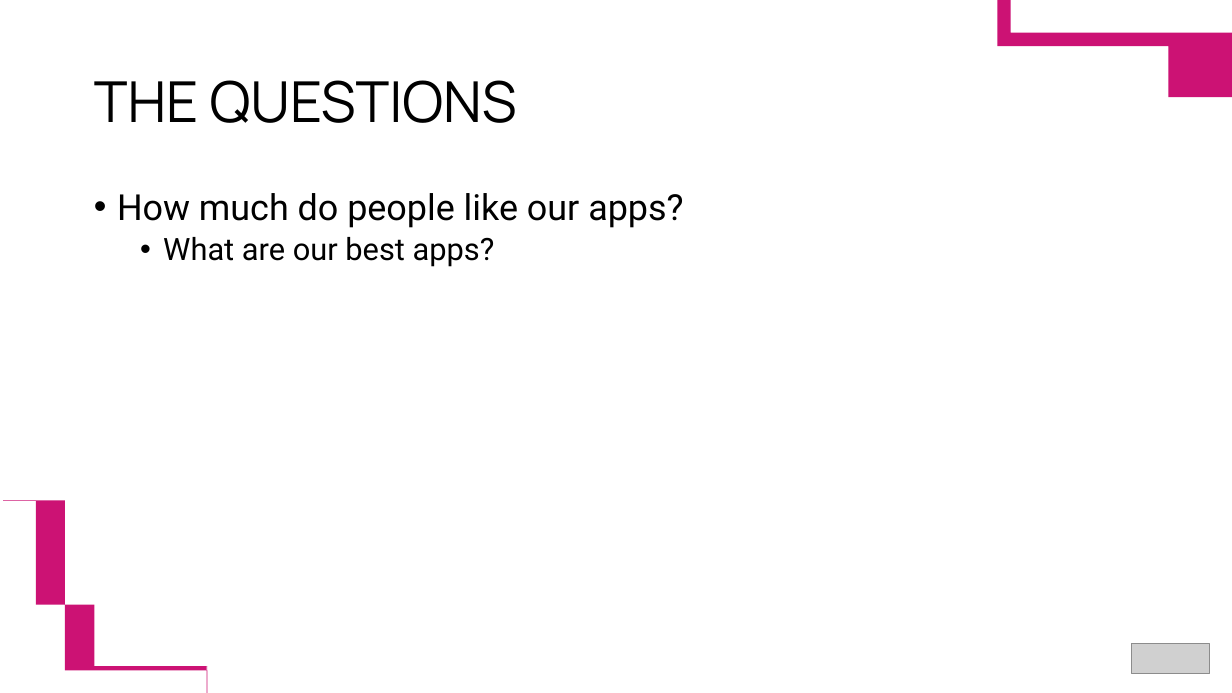
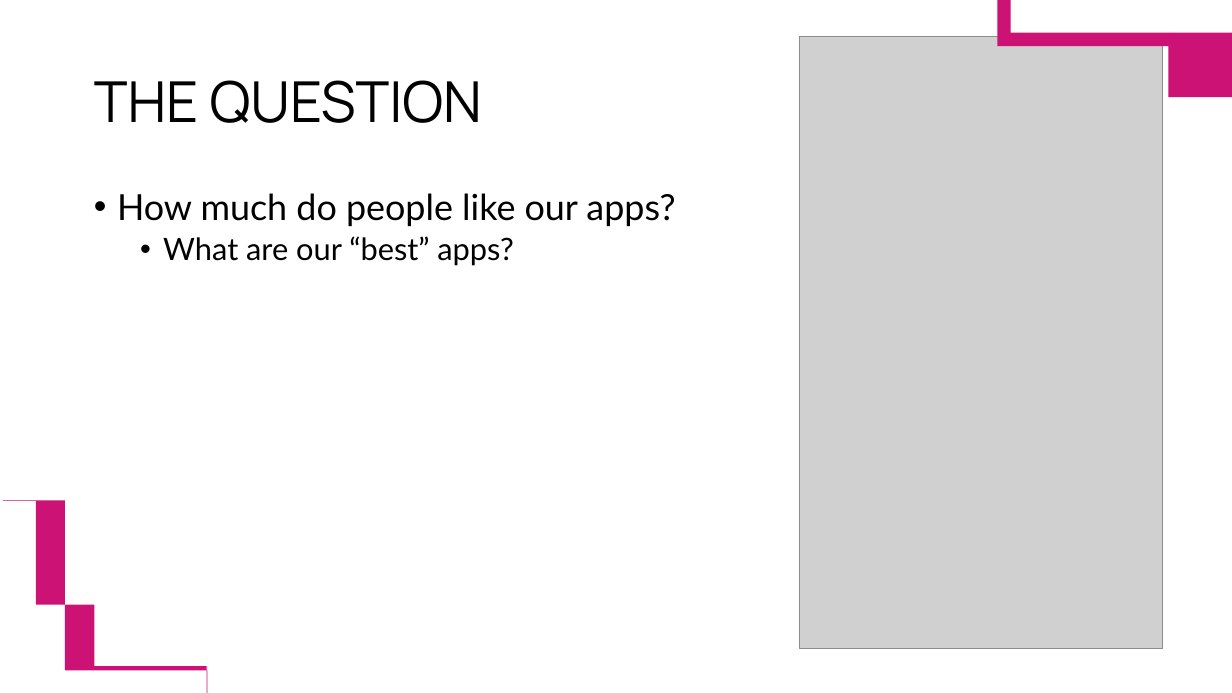
Before and after one commit to Shuvo-saha/Visual-Analytics-with-Tableau, a slide deck: slide 13 of Visual Analytics with Tableau.pptx (slide 12 before the commit). Drawn at 1232x693 pixels with LibreOffice and Linux fonts; fonts in the diff are those of the drawing; grey boxes stand for pictures. Boxes give left, top, right and bottom in pixels: in the first picture for what was removed or moved away, otherwise in the second. Text is boxed around its words. In the diff, an @@ line names an element or a change of style, - is before the commit and + after.

Commit message:
Updated slides
Made it more visual, added photos and removed the logo. General structure remains the same

```diff
--- a/Visual Analytics with Tableau.pptx
+++ b/Visual Analytics with Tableau.pptx
@@ picture added at box(799, 37, 1163, 649) @@
@@ title at box(94, 80, 482, 123): text changed @@
-THE QUESTIONS
+THE QUESTION
@@ text at box(117, 193, 675, 226): font Roboto to Lato in "How much do people like our apps?" @@
@@ text at box(163, 236, 514, 266): text changed; font Roboto to Lato @@
-  • What are our best apps?
+  • What are our “best” apps?
@@ picture removed at box(1132, 644, 1211, 674) @@
```
Also in this commit, not shown: 17 other slides changed, 2 slides added.
